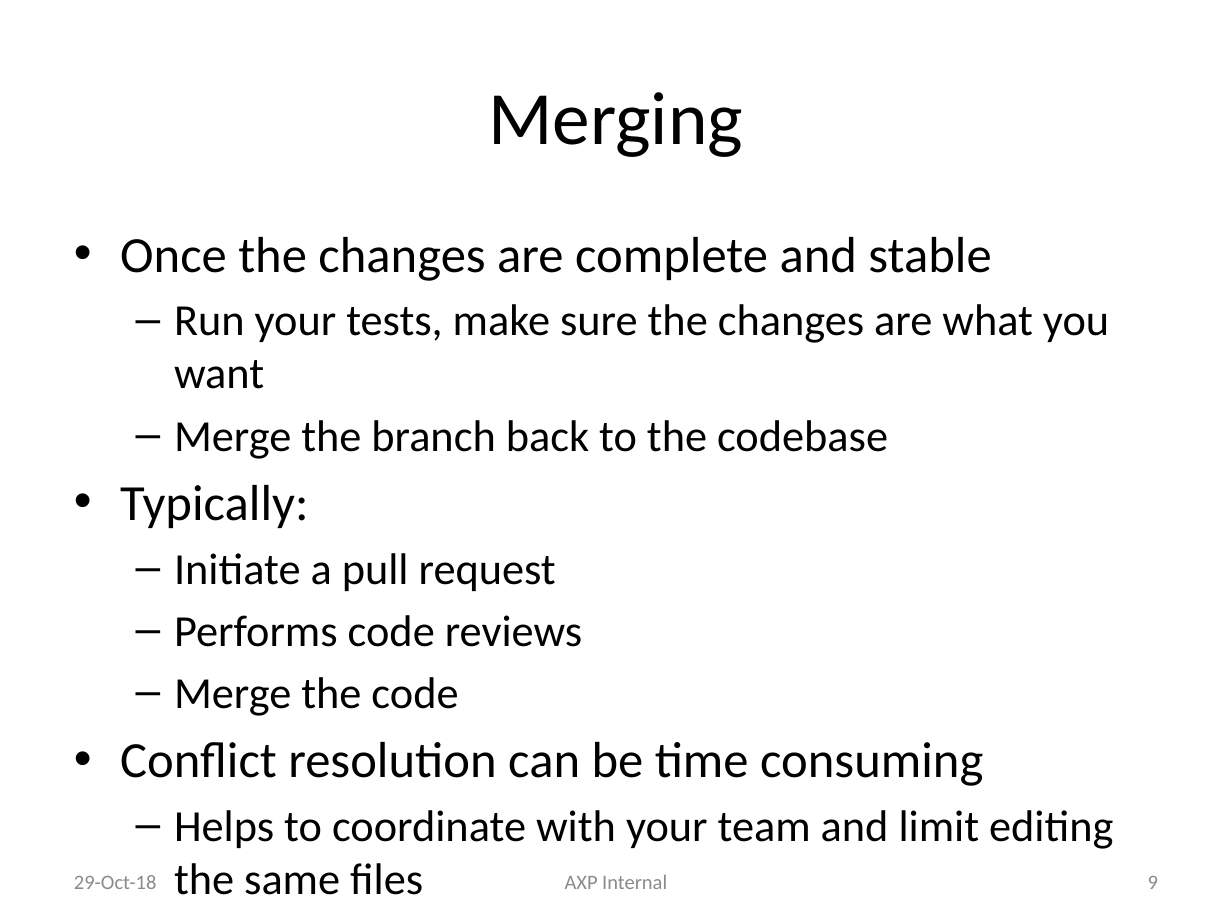
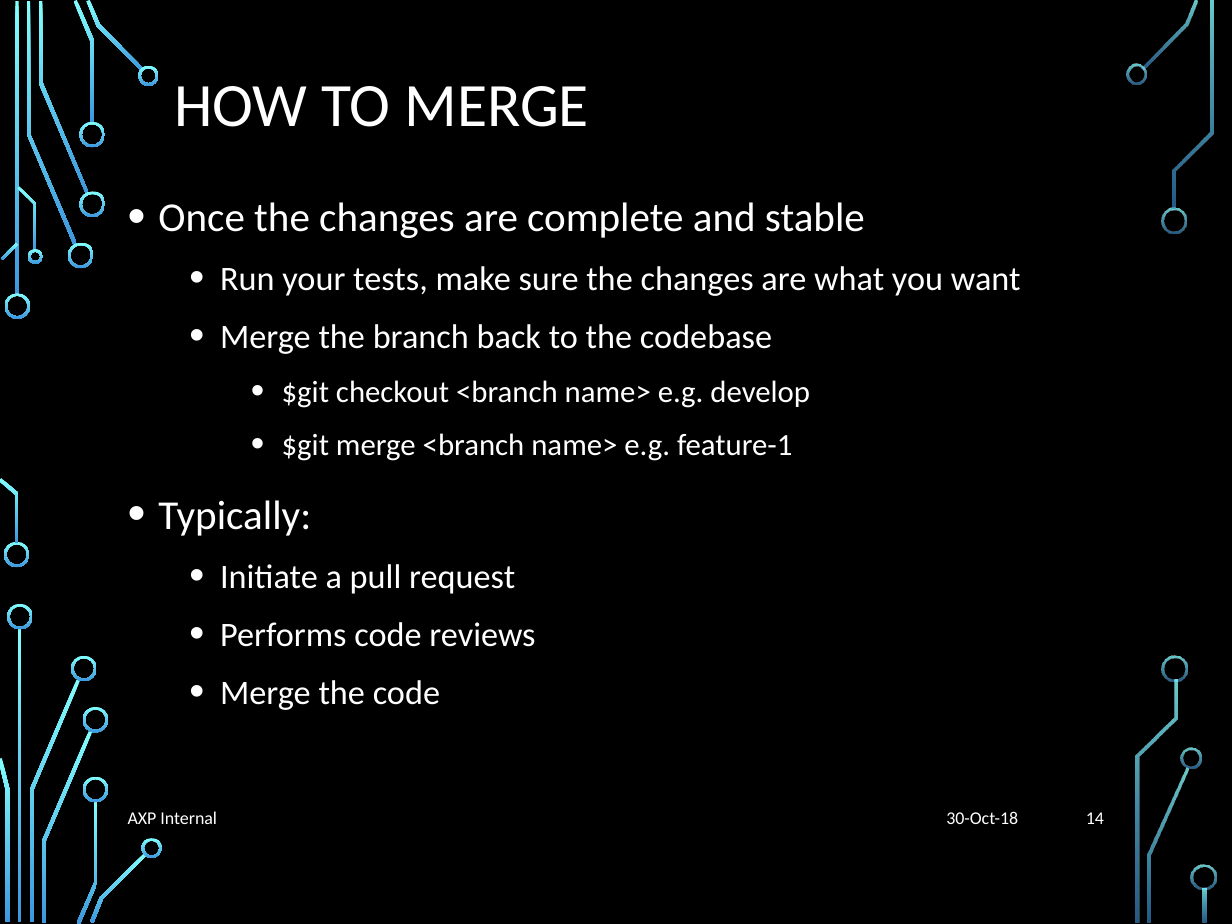
Before and after one commit to liyuan6006/GitStrategies, a slide deck: slide 14 of Branching.pptx (slide 9 before the commit). Drawn at 1232x924 pixels with LibreOffice and Linux fonts; fonts in the diff are those of the drawing; background and template pictures are left out. Boxes give left, top, right and bottom in pixels: in the first picture for what was removed or moved away, otherwise in the second. Text is boxed around its words. In the diff, an @@ line names an element or a change of style, - is before the commit and + after.

```diff
--- a/Branching.pptx
+++ b/Branching.pptx
@@ background #FFFFFF to picture (left out) @@
@@ title at [174, 86, 588, 127]: text changed; size 44 to 36 pt; text colour #000000 to #FFFFFF @@
-Merging
+HOW TO MERGE
@@ text "Once the changes are complete ...": place and size @@
-text "Once the changes are complete ..." at [120, 237, 1113, 849]
+text "Once the changes are complete ..." at [158, 202, 1021, 710]
@@ text at [158, 202, 1021, 710]: size 29.6 to 24 pt in "Once the changes are complete and stable", "Typically:"; text colour #000000 to #FFFFFF in "Once the changes are complete and stable", "Run your tests, make sure the changes ...", "Merge the branch back to the codebase", "Typically:" and 3 more places; size 25.9 to 20 pt in "Run your tests, make sure the changes ...", "Merge the branch back to the codebase", "Initiate a pull request", "Performs code reviews" and 1 more places; indent changed; line spacing 1 to 1.2; more space between paragraphs; bullet – to • @@
@@ text at [282, 380, 810, 461]: paragraphs added @@
+    • $git checkout <branch name> e.g. develop
+    • $git merge <branch name> e.g. feature-1
@@ text at [120, 742, 1113, 849]: paragraphs removed @@
-• Conflict resolution can be time consuming
-  – Helps to coordinate with your team and limit editing the same files
@@ text "AXP Internal": place and size @@
-text "AXP Internal" at [565, 875, 667, 889]
+text "AXP Internal" at [128, 811, 217, 824]
@@ text "AXP Internal" at [128, 811, 217, 824]: size 12 to 10.5 pt, text colour #8C8C8C to #FFFFFF; alignment centre to left @@
@@ text at [946, 811, 1018, 824]: text changed; size 12 to 10.5 pt; text colour #8C8C8C to #FFFFFF @@
-29-Oct-18
+30-Oct-18
@@ page number at [1086, 812, 1104, 824]: text changed; size 12 to 10.5 pt; text colour #8C8C8C to #FFFFFF @@
-9
+14
@@ group added at [0, 0, 1216, 924]: 33 freeform shapes, 3 rectangles @@
```
Also in this commit, not shown: 12 other slides changed, 4 slides added, 4 slides removed.
